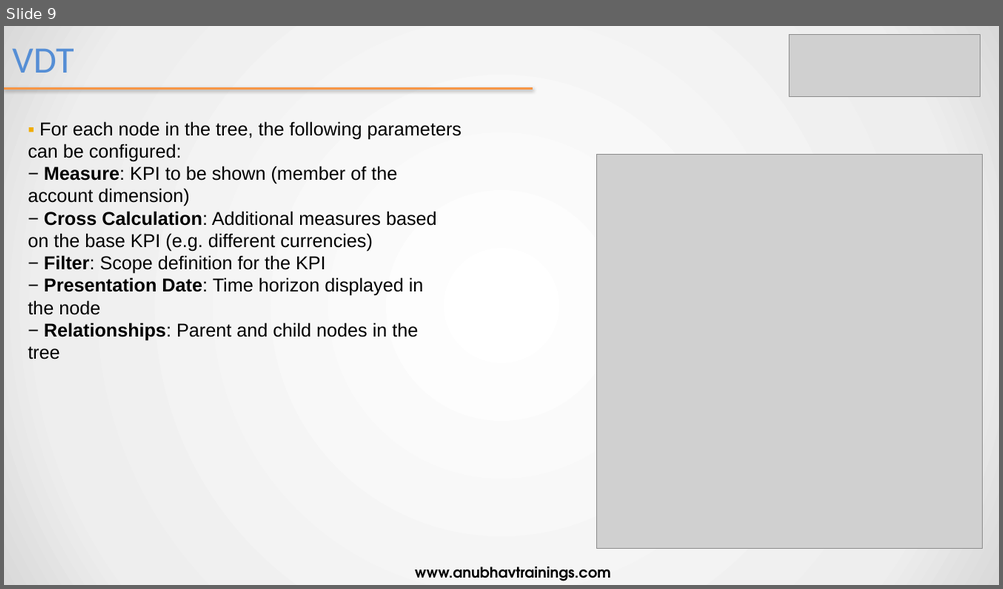
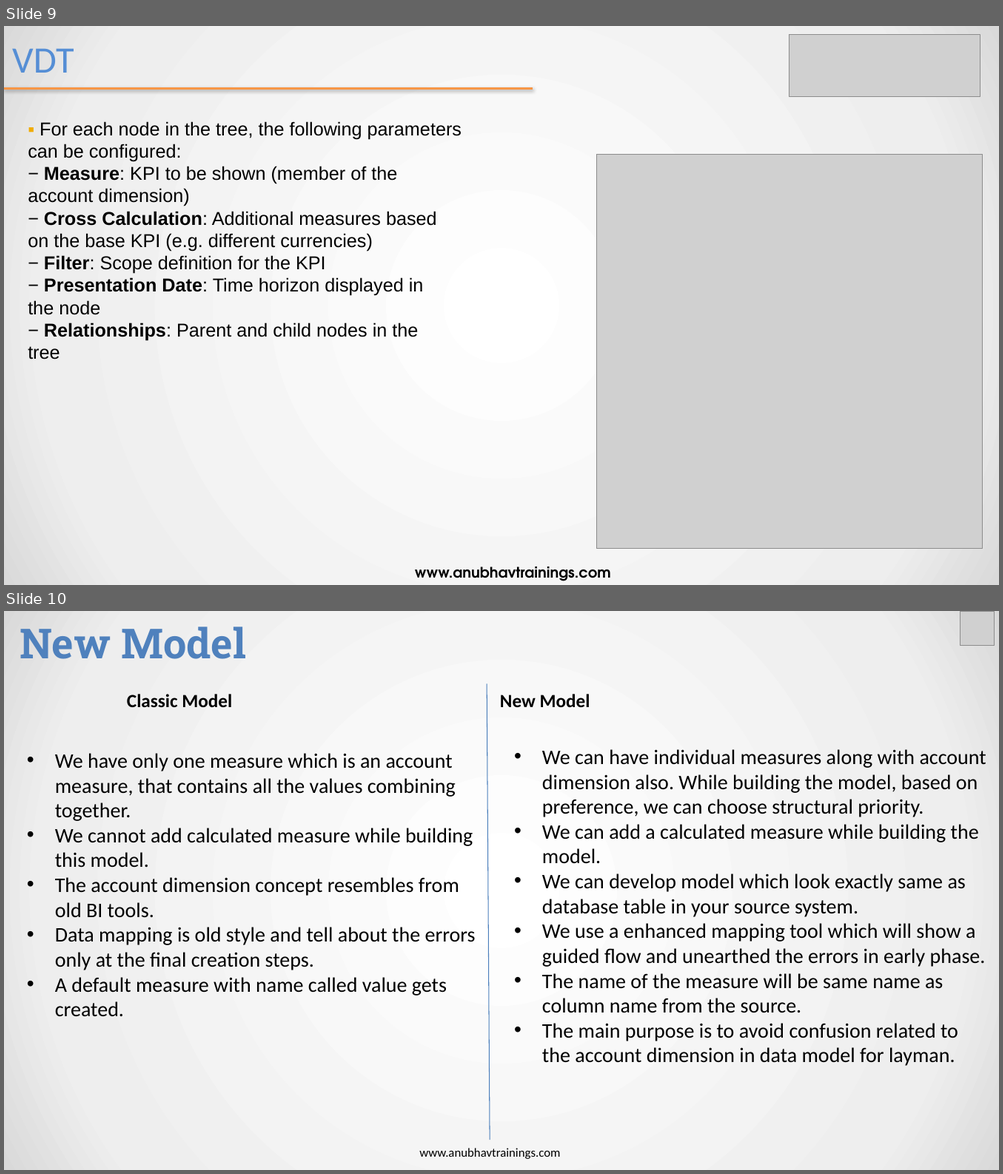
Before and after one commit to soyuztechnologies/Allianz_SAC_Training, a slide deck: day 7/SAC_Training Day 7.pptx. Shown one above the other, each under a label of ours: slide 9 before the commit, slides 9 and 10 after it. The pictures are 1003x589 and 1003x1174 pixels, drawn with LibreOffice and Linux fonts; fonts in the diff are those of the drawing; grey boxes stand for pictures. Boxes give left, top, right and bottom in pixels: in the first picture for what was removed or moved away, otherwise in the second. Text is boxed around its words. In the diff, an @@ line names an element or a change of style, - is before the commit and + after.

```diff
--- a/day 7/SAC_Training Day 7.pptx
+++ b/day 7/SAC_Training Day 7.pptx
@@ slide 10 added at (4,611,999,1170), background gradient #FFFFFF to #EEEEEE to #D9D9D9 @@
@@ text added at (20,627,246,659), 40 pt, text #4F81BD, bold @@
+New Model
@@ picture added at (960,612,994,645) @@
@@ text added at (127,694,590,708), 18 pt, text #000000, bold @@
+Classic Model New Model
@@ line added from (486, 684) to (489, 1141), #4B7EBC 0.75 pt @@
@@ text added at (55,753,475,1017), 20 pt, text #000000 @@
+• We have only one measure which is an account measure, that contains all the values combining together.
+• We cannot add calculated measure while building this model.
+• The account dimension concept resembles from old BI tools.
+• Data mapping is old style and tell about the errors only at the final creation steps.
+• A default measure with name called value gets created.
@@ text added at (542,749,986,1066), 20 pt, text #000000 @@
+• We can have individual measures along with account dimension also. While building the model, based on preference, we can choose structural priority.
+• We can add a calculated measure while building the model.
+• We can develop model which look exactly same as database table in your source system.
+• We use a enhanced mapping tool which will show a guided flow and unearthed the errors in early phase.
+• The name of the measure will be same name as column name from the source.
+• The main purpose is to avoid confusion related to the account dimension in data model for layman.
@@ text added at (419,1148,560,1159), 12 pt, text #000000 @@
+www.anubhavtrainings.com
```
Also in this commit, not shown: 1 other slide added.
